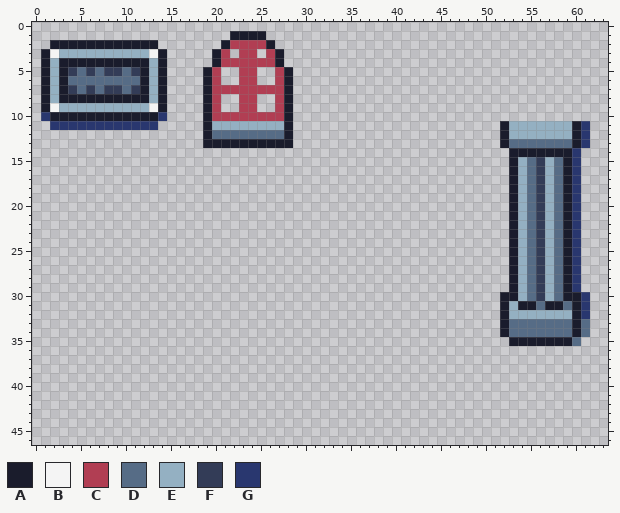
A pixel-art sprite gets an edit: assets/sprites/tilesets/map_details_bricked.png. That is the earlier state.
The file is 64x64 pixels. Colours within 5 levels of each other are drawn and written as one. Shown: x 0..63, y 0..46.
Palette (. is transparent): A #1a1c2c  B #f4f4f4  C #b13e53  D #566c86  E #94b0c2  F #333c57  G #29376f
Pixels before (only the part around the change), first column x 0:
 0 ..................................................
 1 ......................AAAA........................
 2 ..AAAAAAAAAAAA.......ACCCCA.......................
 3 .ABEEEEEEEEEEBA.....AC.CC.CA......................
 4 .AEAAAAAAAAAAEA.....ACCCCCCA......................
 5 .AEAFDFDFFDFAEA....AC..CC..CA.....................
 6 .AEADDDDDDDDAEA....AC..CC..CA.....................
 7 .AEAFDFDFFDFAEA....ACCCCCCCCA.....................
 8 .AEAAAAAAAAAAEA....AC..CC..CA.....................
 9 .ABEEEEEEEEEEBA....AC..CC..CA.....................
10 .GAAAAAAAAAAAAG....ACCCCCCCCA.....................
11 ..GGGGGGGGGGGG.....AEEEEEEEEA.....................
12 ...................ADDDDDDDDA.....................
13 ...................AAAAAAAAAA.....................
14 ..................................................
15 ..................................................
16 ..................................................
17 ..................................................
18 ..................................................
19 ..................................................
20 ..................................................
21 ..................................................
22 ..................................................
23 ..................................................
24 ..................................................
25 ..................................................
26 ..................................................
27 ..................................................
28 ..................................................
29 ..................................................
30 ..................................................
31 ..................................................
32 ..................................................
33 ..................................................
34 ..................................................
35 ..................................................
36 ..................................................
37 ..................................................
38 ..................................................
39 ..................................................
40 ..................................................
41 ..................................................
42 ..................................................
43 ..................................................
44 ..................................................
45 ..................................................
46 ..................................................
The result:
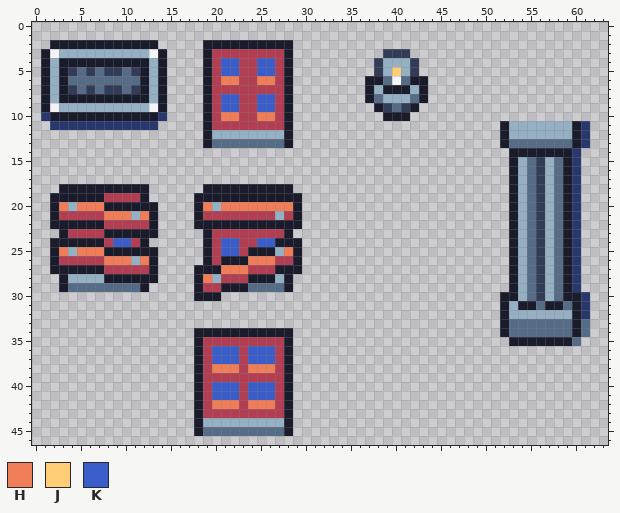
Colours new in this view: H #ef7d57  J #ffcd75  K #3b5dc9
Message: Added new wall decorations
From old to new:
Changed rows in their new state; - is an unchanged pixel.
first column x 19:
 1 ---....------------------
 2 AA-AAAA-AA---------------
 3 AC-C--C-CA----------FFF--
 4 ACKK--KKCA---------FEEEF-
 5 --KK--KK-----------FEJEF-
 6 --HH--HH----------AADBDAA
 7 ------------------AEAAAEA
 8 --KK--KK----------ADEEEDA
 9 --KK--KK-----------AFDFA-
10 --HH--HH------------AAA--
11 -CCCCCCCC----------------
12 -EEEEEEEE----------------
13 -DDDDDDDD----------------
first column x 2:
18 -AAAAAAAAAA------AAAAAAAAAA-
19 AAAAAACCCCA-----AAAAAAAAAAAA
20 AHEHHHAAAAAA----AHEHHHHHHHHA
21 ACCCCCHHHEHA----ACCCCCCCCECA
22 AAAAAACCCCCA----AAAAAAAAAAAA
23 -ACCCCAAAAAA-----ACCCCCCCCA-
24 AAAAAACKKCA------ACKKCCKKAAA
25 AHEHHHAAAAAA-----ACKKCAAAEHA
26 ACCCCCHHHEHA-----ACAAAHHHCCA
27 AAAAAACCCCCA----AAAHHHCCCAAA
28 -AEEEEAAAAAA----AHECCCAAAEA-
29 -ADDDDDDDDA-----ACCAAADDDDA-
30 ----------------AAA---------
first column x 18:
34 AAAAAAAAAAA
35 ACCCCCCCCCA
36 ACKKKCKKKCA
37 ACKKKCKKKCA
38 ACHHHCHHHCA
39 ACCCCCCCCCA
40 ACKKKCKKKCA
41 ACKKKCKKKCA
42 ACHHHCHHHCA
43 ACCCCCCCCCA
44 AEEEEEEEEEA
45 ADDDDDDDDDA
